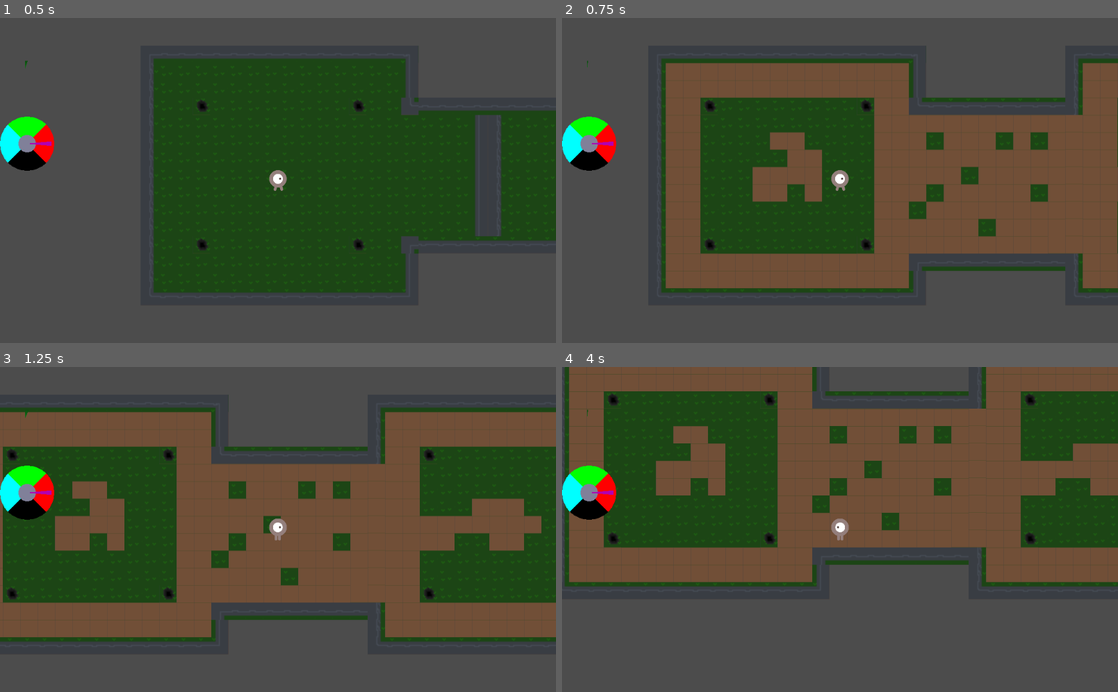
Above: before the commit, frames 1-4 (two rows, left to right).
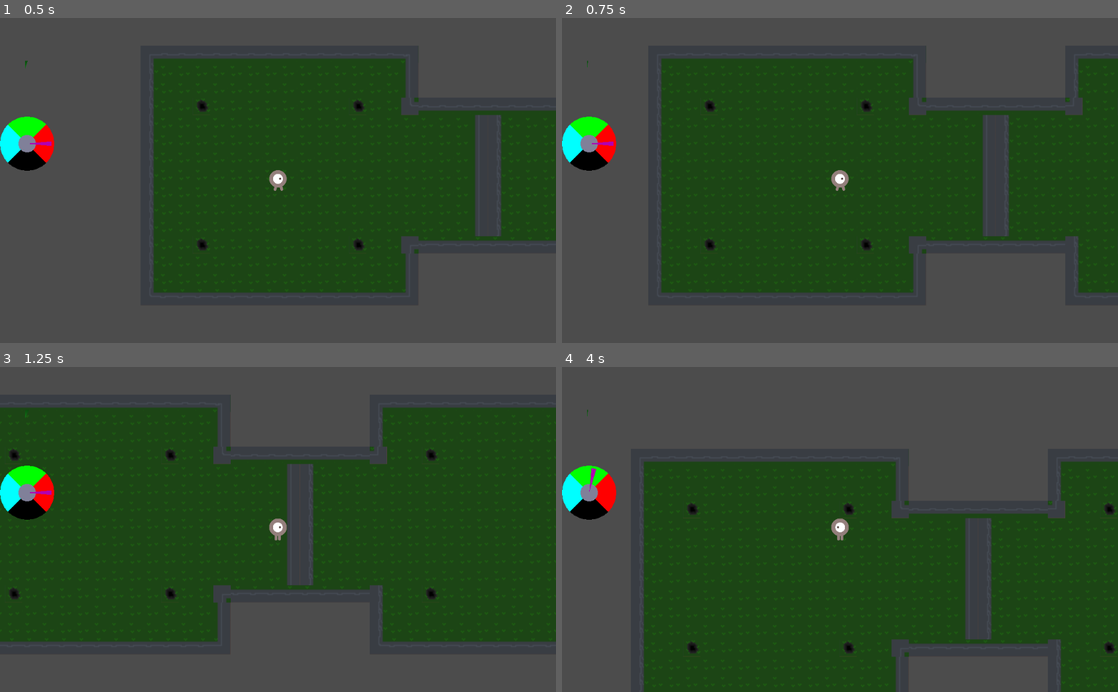
Above: after the commit, the same moments.

Repository: FiBe4000/Gamejam2022
Game: Godot game, scene res://src/Main.tscn
Two runs of this game, one before a commit and one after it. Both use one fixed random seed, a clock stepped at 60 frames per second and the inputs below.
Inputs:
- Up to frame 1 (0.5 s): no input
- Up to frame 2 (0.75 s): tap Enter at 0.5 s; hold D (move_right) from 0.53 s (still down); hold Q (force_world_timeout) from 0.53 s (still down)
- Up to frame 3 (1.25 s): keep holding D (move_right); keep holding Q (force_world_timeout)
- Up to frame 4 (4 s): release D (move_right) at 1.28 s; release Q (force_world_timeout) at 1.28 s; hold S (move_down) 1.28-2.03 s; tap Down (aim_down) at 1.35 s; tap Q (force_world_timeout) every 0.75 s from 1.55 to 3.8 s; tap Space (shoot) at 2 s; hold D (move_right) 2.03-2.78 s; hold Left (aim_left) 2.03-2.78 s; tap Enter at 2.75 s; hold W (move_up) 2.78-3.53 s; tap Right (aim_right) at 2.85 s; hold A (move_left) from 3.53 s (still down); hold Up (aim_up) from 3.53 s (still down)

Frame 1 is identical in both runs. In frame 2, 35% of the frame differs, in the area x 18-100%, y 13-84%; in frame 3, 39%; in frame 4, 75%, in the area x 0-100%, y 0-100%.

Commit message:
Connect Map.gd and WorldSystem.gd

Diff:
--- a/src/Main.tscn
+++ b/src/Main.tscn
@@ -28,7 +28,6 @@
 [node name="Player" parent="." instance=ExtResource( 2 )]
 
 [node name="WorldSwitchTimer" type="Timer" parent="."]
-wait_time = 10.0
 autostart = true
 script = ExtResource( 8 )
 
--- a/src/Map.gd
+++ b/src/Map.gd
@@ -1,9 +1,17 @@
 extends Node2D
 
-var switchCount = 1
+const WS = preload("res://src/WorldSystem.gd")
+
+
 # There is Normal, Dark, Fire, Ice worlds
-var worlds = [$Normal, $Dark, $Fire, $Ice]
-var activeWorld = 0
+var worlds = {
+  WS.WORLD.NORMAL: $Normal,
+  WS.WORLD.DARK: $Dark,
+  WS.WORLD.FIRE: $Fire,
+  WS.WORLD.ICE: $Ice,
+  WS.WORLD.VOID: $Void,
+ }
+var activeWorld = WS.WORLD.NORMAL
 
 # Called when the node enters the scene tree for the first time.
 func _ready():
@@ -15,12 +23,13 @@
 
 func _set_visibility():
   # Loop through all the worlds and set their visibility
-  for i in range(0, worlds.size()):
-    if i == activeWorld:
-      worlds[i].visible = true
-    else:
-      worlds[i].visible = false
-    self._toggle_tilemap_collision(worlds[i])
+  for k in worlds.keys():
+    if worlds[k]:
+      if k == activeWorld:
+        worlds[k].visible = true
+      else:
+        worlds[k].visible = false
+      self._toggle_tilemap_collision(worlds[k])
 
 
 # Take a tile map and set the collision layer to an unused layer if it is not visible
@@ -36,8 +45,12 @@
    # This event resets the world switch timer, and we manually trigger the world
    # switch here.
    if event.is_action_pressed("force_world_timeout"):
-    self._on_WorldSwitchTimer_timeout()
+    self._on_WorldSystem_next_world_change(WS.WORLD.NORMAL)
 
-func _on_WorldSwitchTimer_timeout():
-  activeWorld = (activeWorld + 1) % worlds.size()
-  self._set_visibility()
+#func _on_WorldSwitchTimer_timeout():
+#  activeWorld = (activeWorld + 1) % worlds.size()
+#  self._set_visibility()
+
+func _on_WorldSystem_next_world_change(new_world):
+  activeWorld = new_world
+  _set_visibility()
